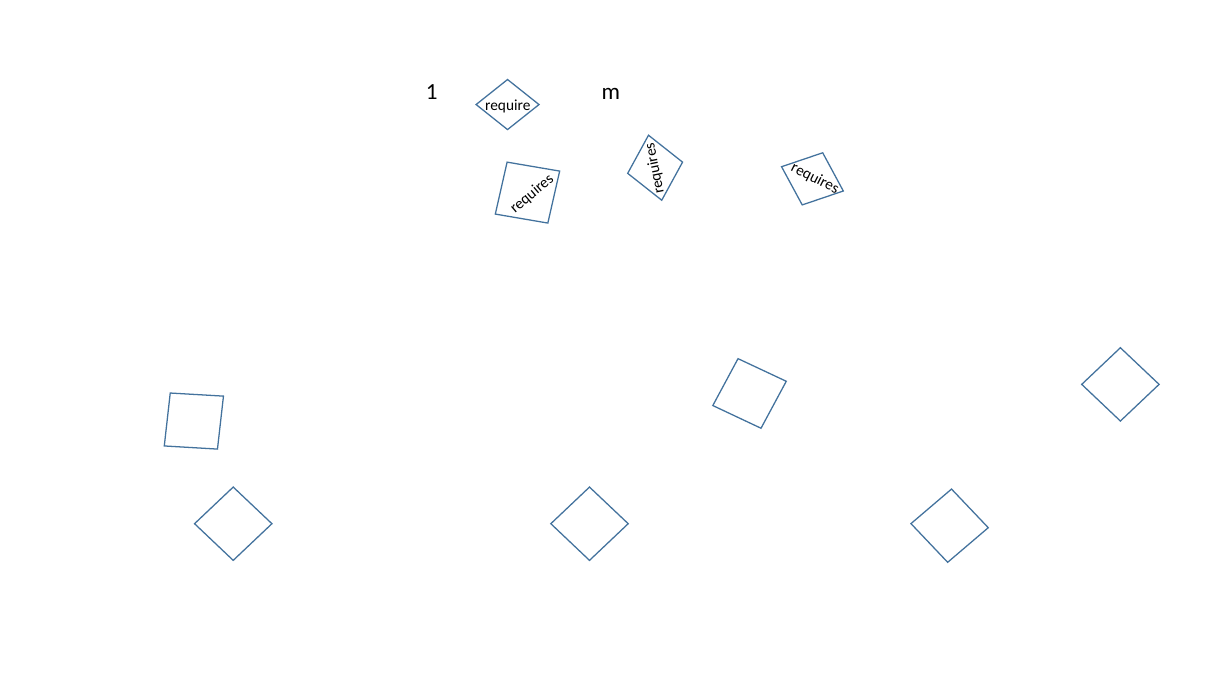
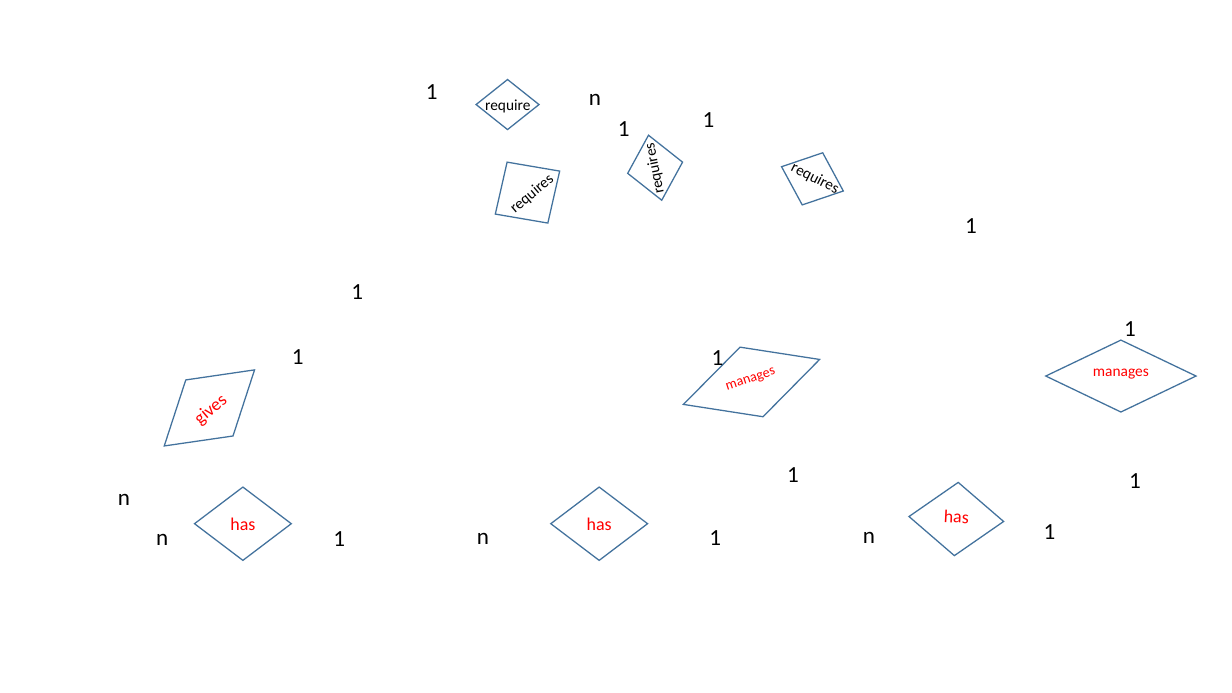
Before and after one commit to AshutoshChavan7/Online-Jewellery-Shopping, a slide deck: slide 1 of BackEnd/JewelleryERDiagram.pptx. Drawn at 1232x693 pixels with LibreOffice and Linux fonts; fonts in the diff are those of the drawing; background and template pictures are left out. Boxes give left, top, right and bottom in pixels: in the first picture for what was removed or moved away, otherwise in the second. Text is boxed around its words. In the diff, an @@ line names an element or a change of style, - is before the commit and + after.

```diff
--- a/BackEnd/JewelleryERDiagram.pptx
+++ b/BackEnd/JewelleryERDiagram.pptx
@@ text removed at box(602, 87, 620, 99) @@
-m
@@ text added at box(589, 93, 601, 105), 18 pt, text #000000 @@
+n
@@ text added at box(703, 112, 715, 127), 18 pt, text #000000 @@
+1
@@ text added at box(618, 121, 630, 136), 18 pt, text #000000 @@
+1
@@ text added at box(965, 218, 977, 233), 18 pt, text #000000 @@
+1
@@ text added at box(351, 284, 363, 299), 18 pt, text #000000 @@
+1
@@ text in diamond at box(672, 325, 831, 439): text added @@
+manages
@@ diamond "manages": place and size @@
-diamond "manages" at box(701, 346, 798, 440)
+diamond "manages" at box(672, 325, 831, 439)
@@ text added at box(1124, 321, 1136, 343), 18 pt, text #000000 @@
+1
@@ text in diamond at box(141, 342, 279, 474): text added @@
+gives
@@ diamond "gives": place and size @@
-diamond "gives" at box(141, 368, 247, 474)
+diamond "gives" at box(141, 342, 279, 474)
@@ text added at box(292, 349, 304, 364), 18 pt, text #000000 @@
+1
@@ text added at box(712, 350, 724, 371), 18 pt, text #000000 @@
+1
@@ diamond "manages": place and size @@
-diamond "manages" at box(1082, 348, 1160, 421)
+diamond "manages" at box(1046, 340, 1197, 412)
@@ text in diamond at box(1093, 368, 1149, 379): text added @@
+manages
@@ text added at box(787, 467, 799, 482), 18 pt, text #000000 @@
+1
@@ text added at box(1129, 473, 1141, 488), 18 pt, text #000000 @@
+1
@@ text added at box(118, 493, 130, 505), 18 pt, text #000000 @@
+n
@@ diamond "has": place and size @@
-diamond "has" at box(195, 487, 273, 560)
+diamond "has" at box(195, 487, 292, 560)
@@ diamond "has": place and size @@
-diamond "has" at box(551, 487, 628, 560)
+diamond "has" at box(551, 487, 648, 560)
@@ diamond "has": place and size @@
-diamond "has" at box(909, 487, 991, 564)
+diamond "has" at box(908, 480, 1006, 558)
@@ text in diamond at box(944, 509, 969, 524): text added @@
+has
@@ text added at box(156, 533, 168, 545), 18 pt, text #000000 @@
+n
@@ text in diamond at box(230, 517, 255, 530): text added @@
+has
@@ text added at box(333, 531, 345, 546), 18 pt, text #000000 @@
+1
@@ text added at box(477, 532, 489, 544), 18 pt, text #000000 @@
+n
@@ text in diamond at box(587, 517, 612, 530): text added @@
+has
@@ text added at box(709, 530, 721, 545), 18 pt, text #000000 @@
+1
@@ text added at box(863, 531, 875, 543), 18 pt, text #000000 @@
+n
@@ text added at box(1044, 524, 1056, 539), 18 pt, text #000000 @@
+1
```
Also in this commit, not shown: 6 other files.
